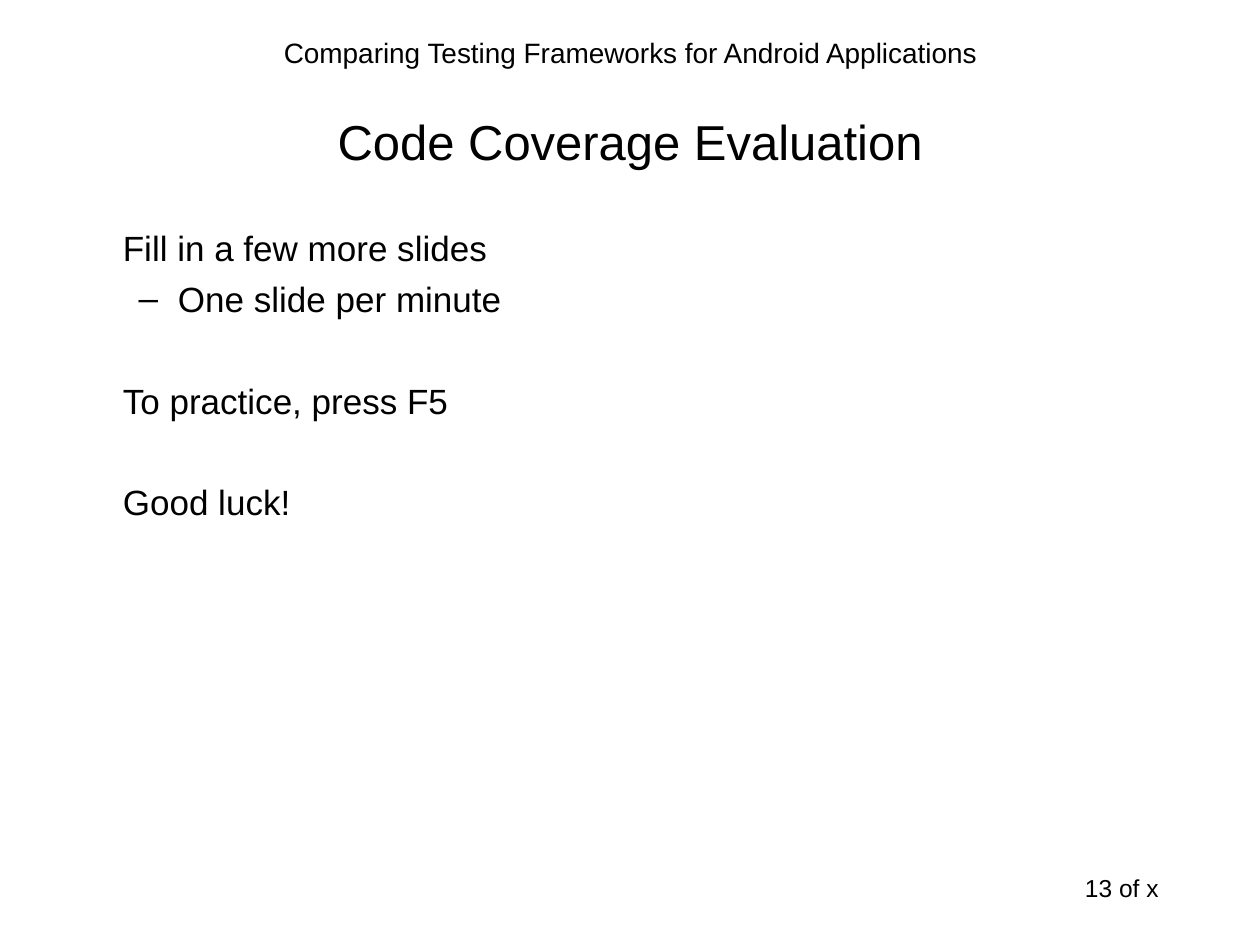
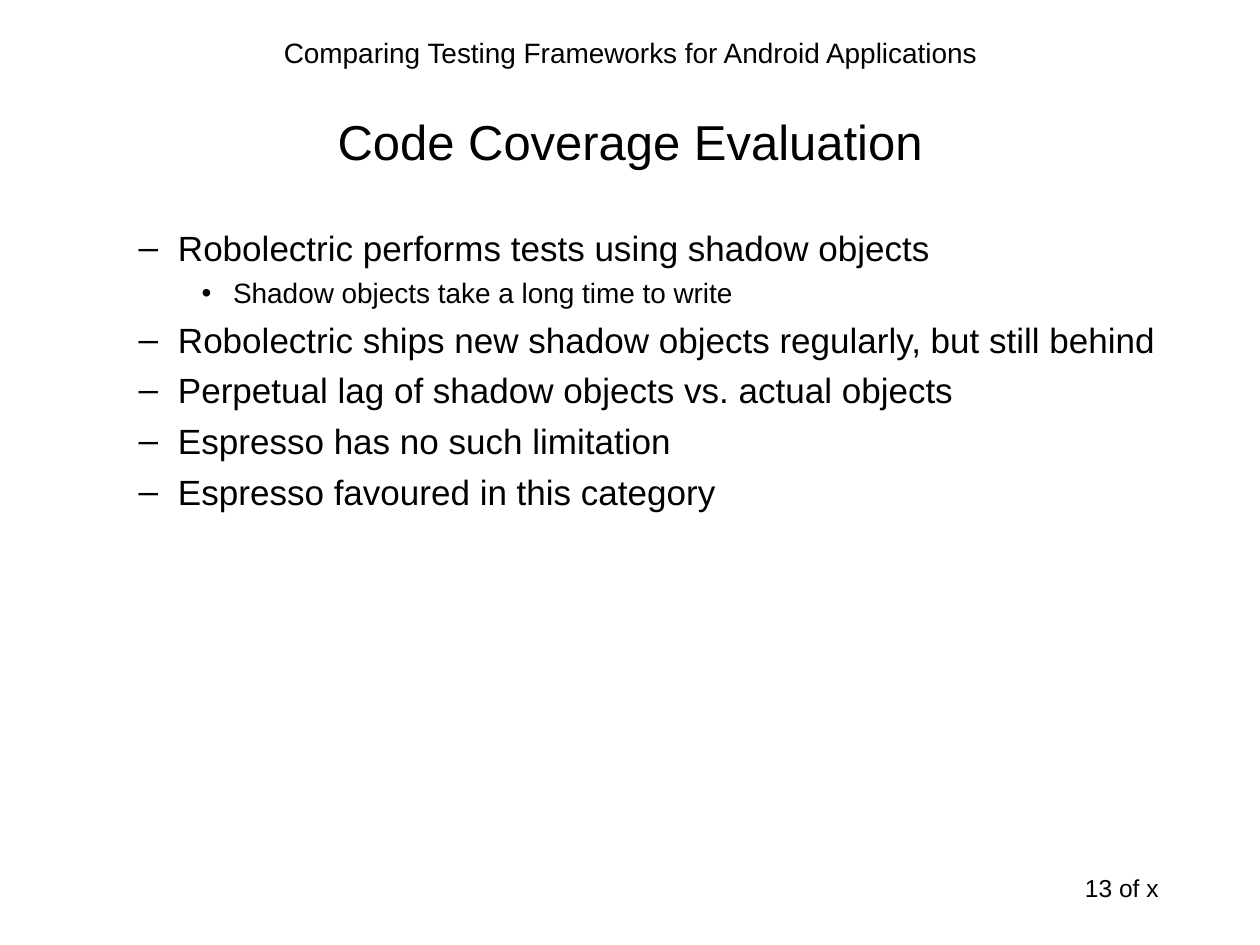
Before and after one commit to sahiljain/tpm, a slide deck: slide 13 of s44jain_tpm.ppt. Drawn at 1260x945 pixels with LibreOffice and Linux fonts; fonts in the diff are those of the drawing. Boxes give left, top, right and bottom in pixels: in the first picture for what was removed or moved away, otherwise in the second. Text is boxed around its words. In the diff, an @@ line names an element or a change of style, - is before the commit and + after.

```diff
--- a/s44jain_tpm.ppt
+++ b/s44jain_tpm.ppt
@@ text at [178,235,1154,512]: text changed @@
-Fill in a few more slides
-  – One slide per minute
-To practice, press F5
-Good luck!
+  – Robolectric performs tests using shadow objects
+    • Shadow objects take a long time to write
+  – Robolectric ships new shadow objects regularly, but still behind
+  – Perpetual lag of shadow objects vs. actual objects
+  – Espresso has no such limitation
+  – Espresso favoured in this category
```
Also in this commit, not shown: 4 slides added, 4 slides removed.
